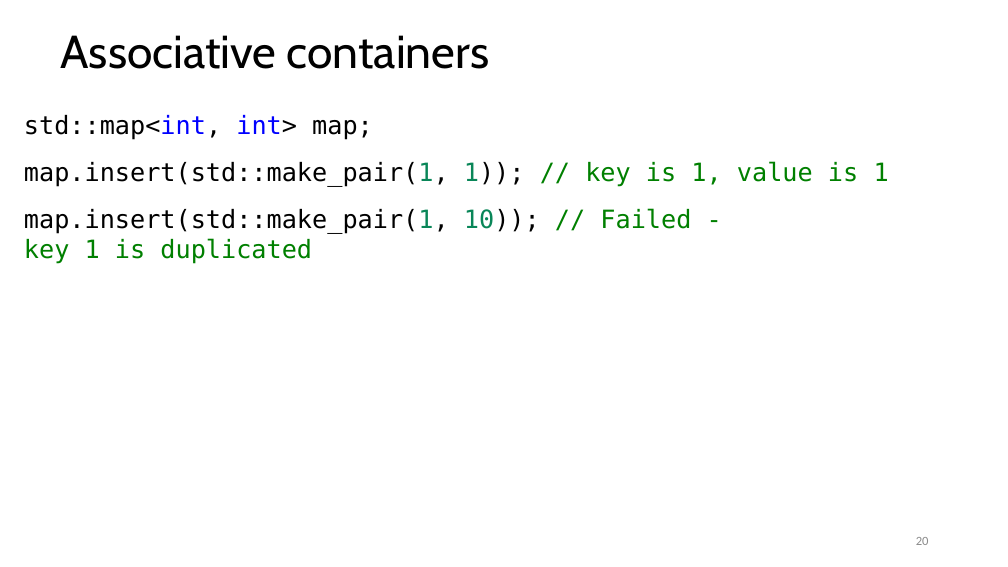
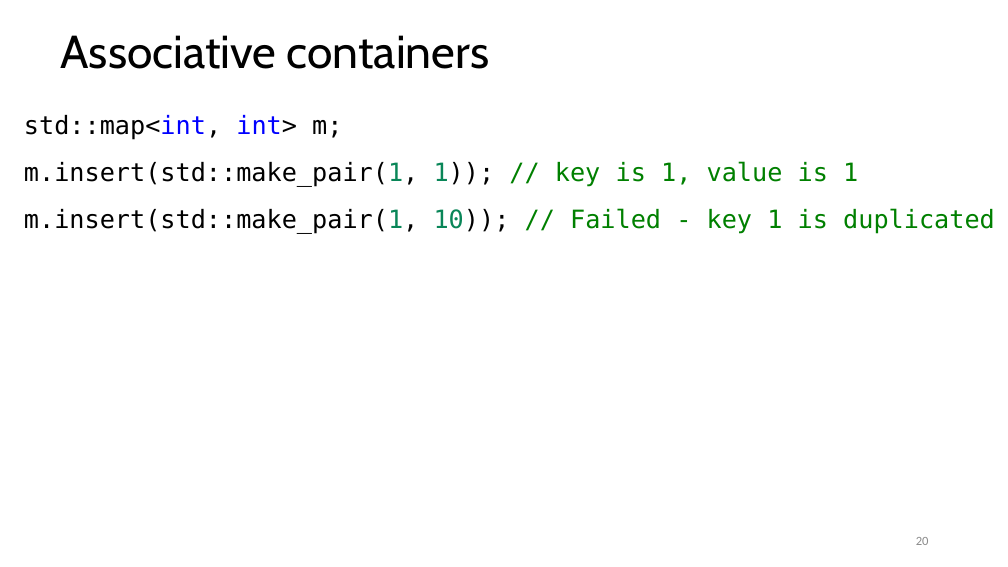
Before and after one commit to rarutyun/cpp-courses, a slide deck: slide 20 of 03_containrers_and_initialization/03_containers.pptx. Drawn at 1008x567 pixels with LibreOffice and Linux fonts; fonts in the diff are those of the drawing. Boxes give left, top, right and bottom in pixels: in the first picture for what was removed or moved away, otherwise in the second. Text is boxed around its words. In the diff, an @@ line names an element or a change of style, - is before the commit and + after.

```diff
--- a/03_containrers_and_initialization/03_containers.pptx
+++ b/03_containrers_and_initialization/03_containers.pptx
@@ text at [24,115,995,234]: text changed @@
-std::map<int, int> map;
-map.insert(std::make_pair(1, 1)); // key is 1, value is 1
-map.insert(std::make_pair(1, 10)); // Failed - key 1 is duplicated
+std::map<int, int> m;
+m.insert(std::make_pair(1, 1)); // key is 1, value is 1
+m.insert(std::make_pair(1, 10)); // Failed - key 1 is duplicated
```
Also in this commit, not shown: 13 other slides changed, 2 slides added, 2 slides removed.
